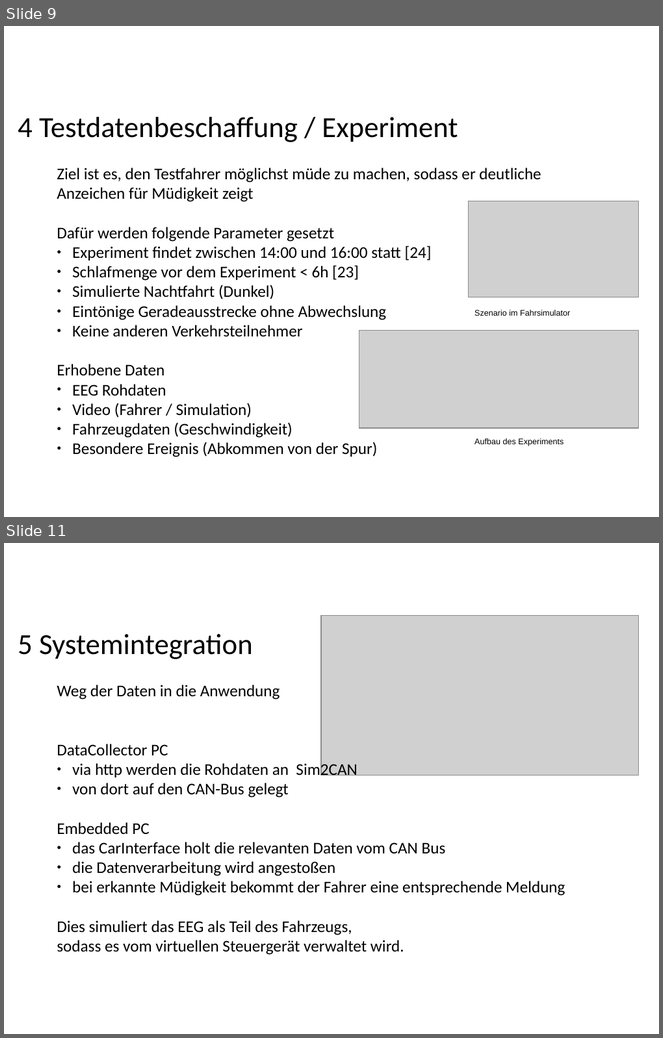
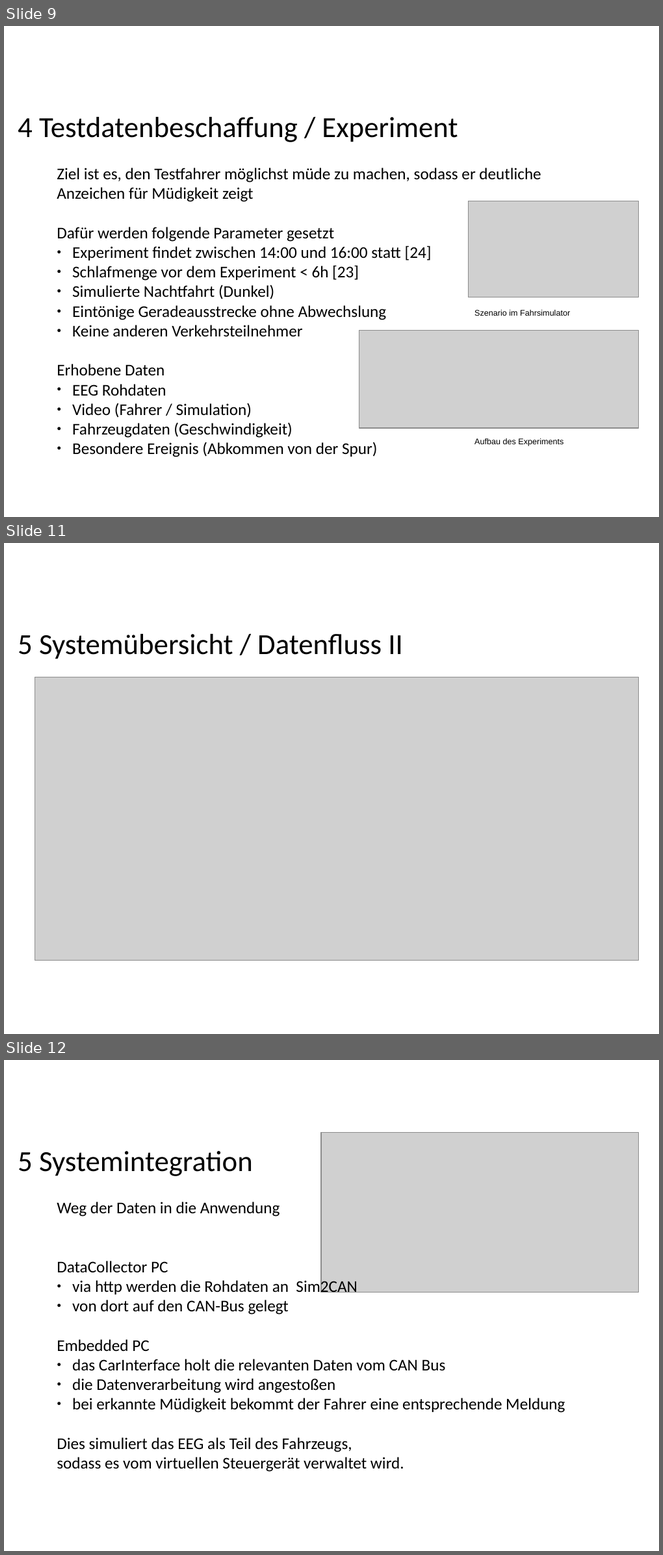
Before and after one commit to ppasler/current-adas, a slide deck: project/presentation/Praesentation_PoSDBoS_Pasler.odp. Shown one above the other, each under a label of ours: slides 9 and 11 before the commit, slides 9, 11 and 12 after it; the slides between them are not shown. The pictures are 663x1038 and 663x1555 pixels, drawn with LibreOffice and Linux fonts; fonts in the diff are those of the drawing; grey boxes stand for pictures; background and template pictures are left out. Boxes give left, top, right and bottom in pixels: in the first picture for what was removed or moved away, otherwise in the second. Text is boxed around its words. In the diff, an @@ line names an element or a change of style, - is before the commit and + after.

```diff
--- a/project/presentation/Praesentation_PoSDBoS_Pasler.odp
+++ b/project/presentation/Praesentation_PoSDBoS_Pasler.odp
@@ slide 11 added at box(4, 543, 659, 1034), background #FFFFFF @@
@@ text added at box(18, 634, 402, 659), 32 pt, text #000000 @@
+5 Systemübersicht / Datenfluss II
@@ picture added at box(35, 678, 639, 961) @@
@@ what was slide 11 is now slide 12 @@
```
Also in this commit, not shown: 1 slide changed, 1 other file.
